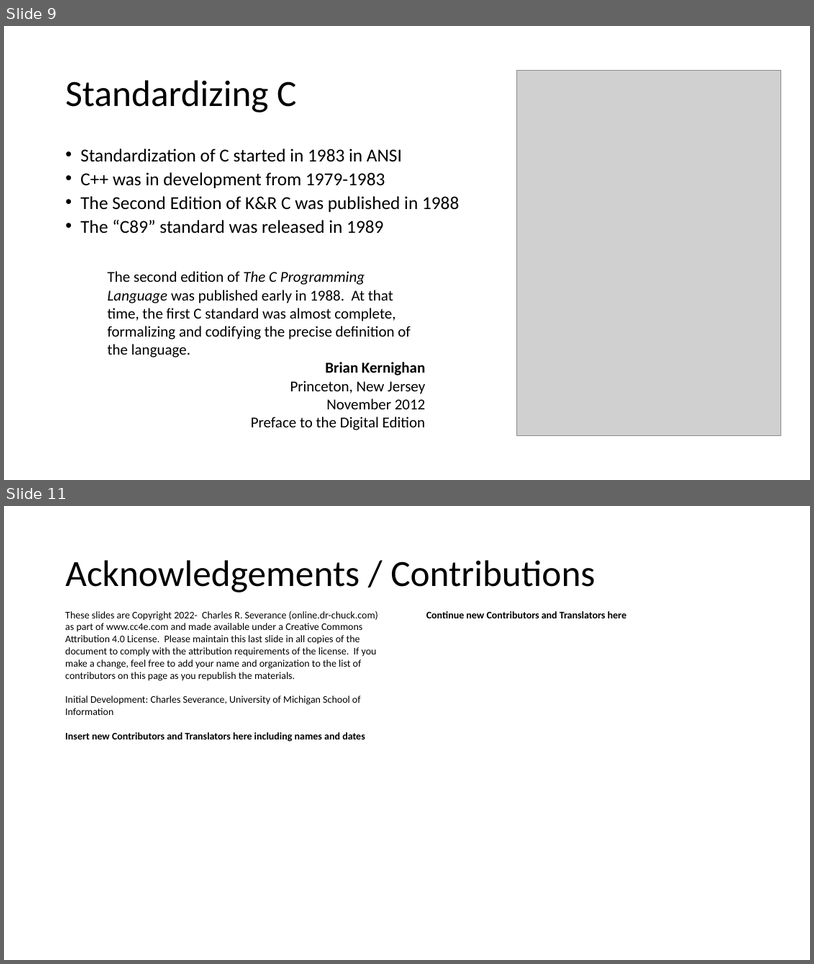
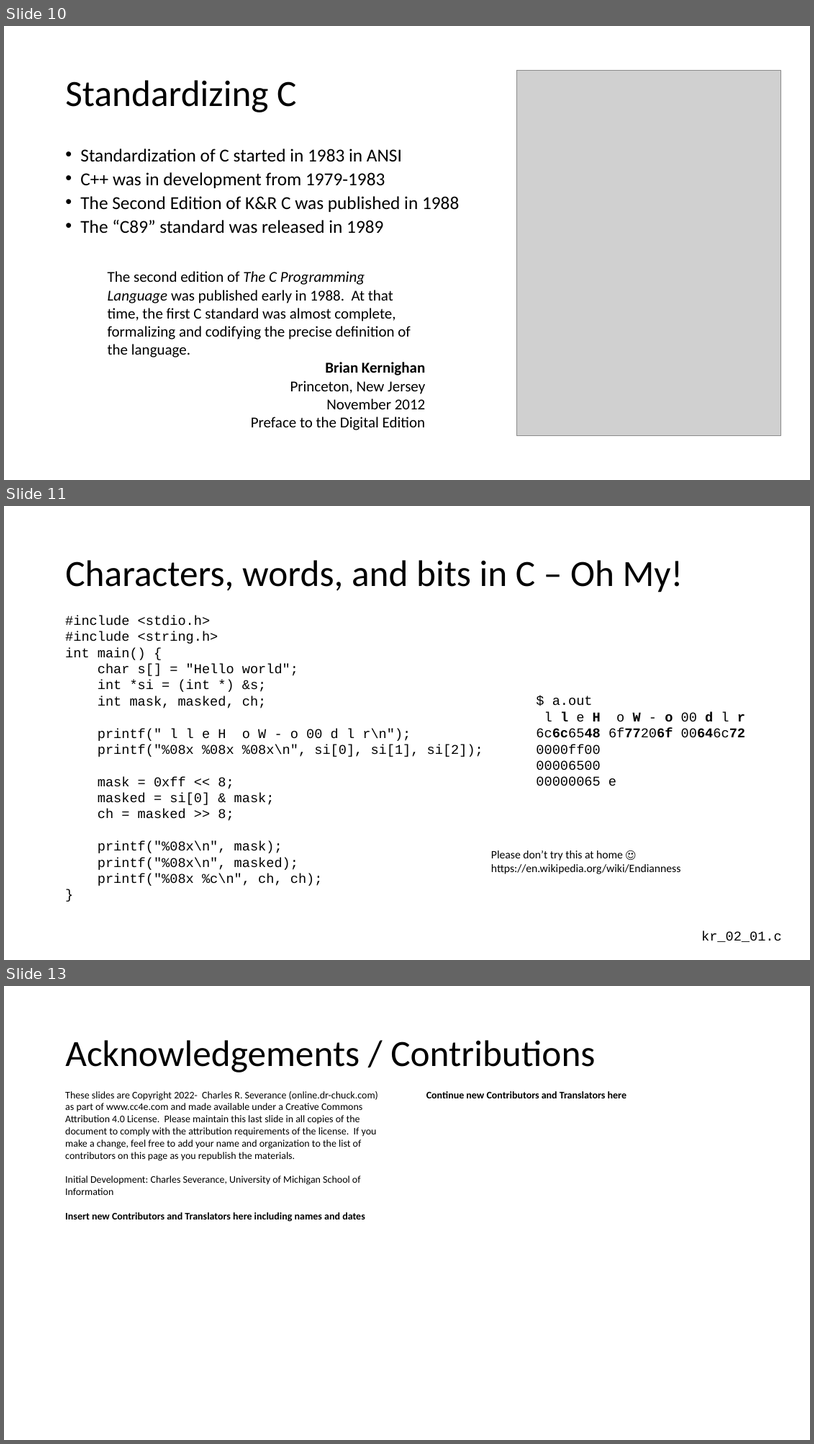
Before and after one commit to csev/cc4e, a slide deck: lectures/KR-5.pptx. Shown one above the other, each under a label of ours: slides 9 and 11 before the commit, slides 10, 11 and 13 after it; the slides between them are not shown. The pictures are 814x964 and 814x1444 pixels, drawn with LibreOffice and Linux fonts; fonts in the diff are those of the drawing; grey boxes stand for pictures. Boxes give left, top, right and bottom in pixels: in the first picture for what was removed or moved away, otherwise in the second. Text is boxed around its words. In the diff, an @@ line names an element or a change of style, - is before the commit and + after.

```diff
--- a/lectures/KR-5.pptx
+++ b/lectures/KR-5.pptx
@@ slide 11 added at bbox=[4, 506, 810, 960], background #FFFFFF @@
@@ title added at bbox=[65, 560, 684, 592], 44 pt, text #000000 @@
+Characters, words, and bits in C – Oh My!
@@ text added at bbox=[65, 615, 484, 885], 16 pt, text #000000 @@
+#include <stdio.h>
+#include <string.h>
+int main() {
+char s[] = "Hello world";
+int *si = (int *) &s;
+int mask, masked, ch;
+printf(" l l e H o W - o 00 d l r\n");
+printf("%08x %08x %08x\n", si[0], si[1], si[2]);
+mask = 0xff << 8;
+masked = si[0] & mask;
+ch = masked >> 8;
+printf("%08x\n", mask);
+printf("%08x\n", masked);
+printf("%08x %c\n", ch, ch);
+}
@@ text added at bbox=[536, 695, 746, 786], 16 pt, text #000000 @@
+$ a.out
+l l e H o W - o 00 d l r
+6c6c6548 6f77206f 00646c72
+0000ff00
+00006500
+00000065 e
@@ text added at bbox=[491, 850, 682, 874], 13.5 pt, text #000000 @@
+Please don’t try this at home ☺
+https://en.wikipedia.org/wiki/Endianness
@@ text added at bbox=[702, 931, 782, 942], 16 pt, text #000000 @@
+kr_02_01.c
@@ what was slide 9 is now slide 10 @@
@@ what was slide 11 is now slide 13 @@
```
Also in this commit, not shown: 2 slides changed, 1 other slide added, 2 other files.
